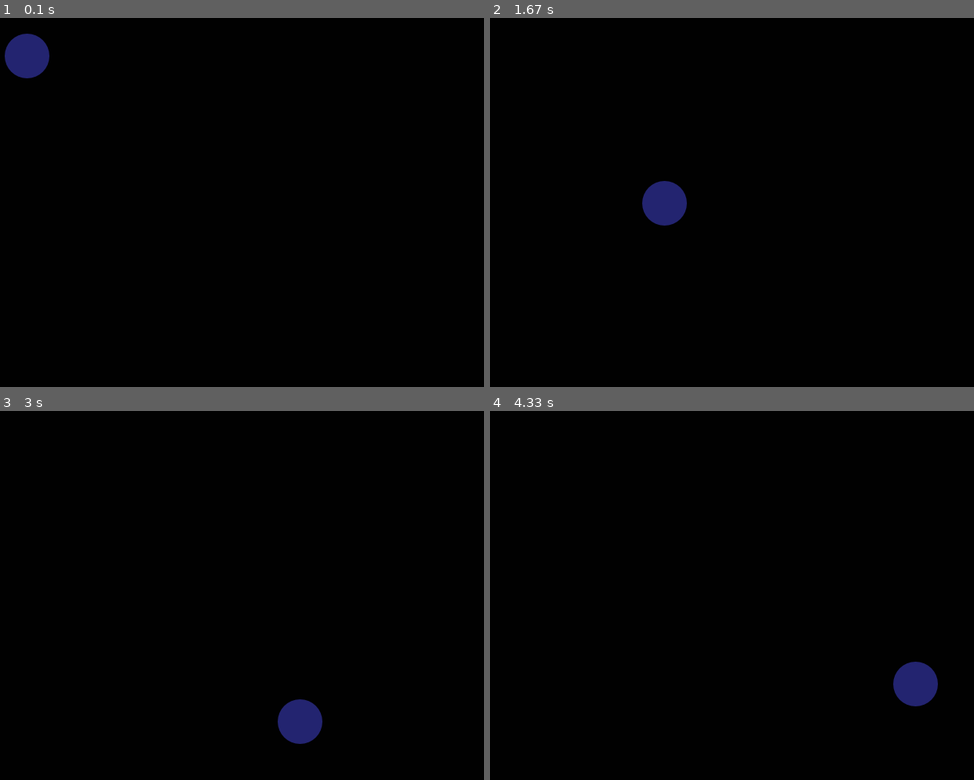
Above: before the commit, frames 1-4 (two rows, left to right).
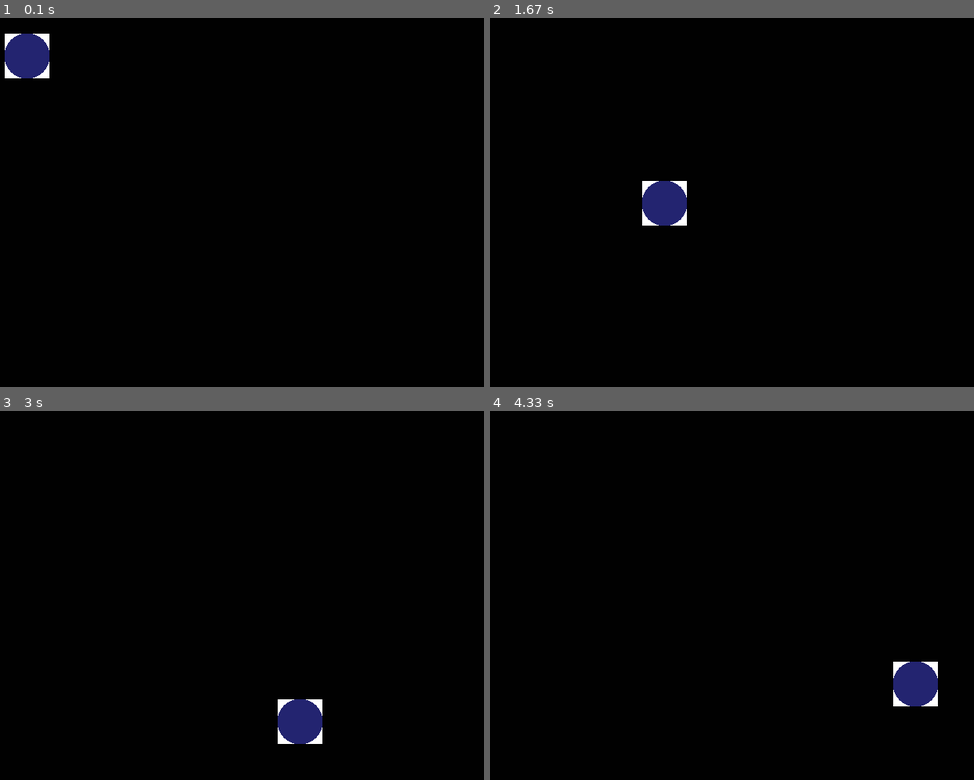
Above: after the commit, the same moments.

Repository: jceipek/Complete-Galactic-Dominion
Game: pygame game, started from pyGameTest.py
Two runs of this game, one before a commit and one after it. Both use one fixed random seed, a clock stepped at 60 frames per second and the inputs below.
Inputs:
- Up to frame 1 (0.1 s): no input
- Up to frame 2 (1.67 s): no input
- Up to frame 3 (3 s): no input
- Up to frame 4 (4.33 s): no input

The runs differ from the first frame. In frame 1, 0.3% of the frame differs, in the area x 0-11%, y 4-17%; in frame 2, 0.3%; in frame 3, 0.3%; in frame 4, 0.3%.

Commit message:
Adding test with pygame over pyro.

Diff:
--- a/pyGameTest.py
+++ b/pyGameTest.py
@@ -7,7 +7,7 @@
 
 screen = pygame.display.set_mode(size)
 
-ball = pygame.image.load("ball.png")
+ball = pygame.image.load("ball.png").convert()
 ballrect = ball.get_rect()
 
 while 1:
--- /dev/null
+++ b/sandbox/pyroPyGameTest.py
@@ -0,0 +1,41 @@
+import Pyro.core
+import sys, pygame
+
+def main(obj):
+    Pyro.core.initServer()
+    daemon=Pyro.core.Daemon(host='10.41.25.18')
+    uri=daemon.connect(obj,"pyBallRect")
+
+    print "The daemon runs on port:",daemon.port
+    print "The object's uri is:",uri
+
+    daemon.requestLoop()
+
+if __name__=="__main__":
+
+    pygame.init()
+
+    size = width, height = 640, 480
+    speed = [2, 2]
+    black = 1, 1, 1
+
+    screen = pygame.display.set_mode(size)
+
+    ball = pygame.image.load("ball.png")
+    ballrect = ball.get_rect()
+
+    while 1:
+        for event in pygame.event.get():
+            if event.type == pygame.QUIT: sys.exit()
+        ballrect = ballrect.move(speed)
+        if ballrect.left < 0 or ballrect.right > width:
+            speed[0] = -speed[0]
+        if ballrect.top < 0 or ballrect.bottom > height:
+            speed[1] = -speed[1]
+
+        screen.fill(black)
+        screen.blit(ball, ballrect)
+        pygame.display.flip()
+        pygame.time.delay(2)
+
+    main(ballrect)
